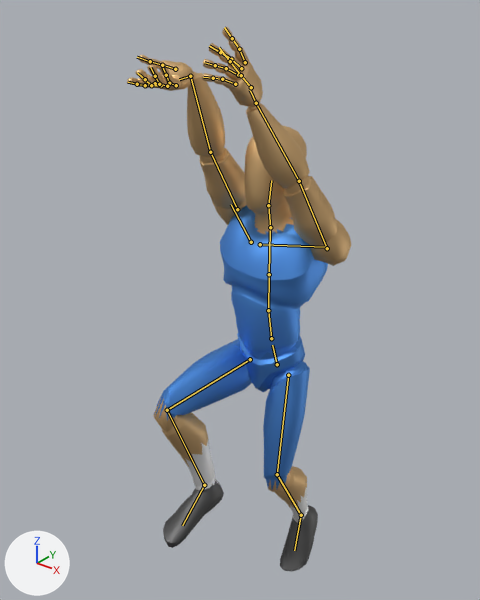
One commit to the glTF model player.glb: the scene before it, then after it.
Rendered twice from a camera (50 mm lens) standing at (1.25, -1.74, 2.27) and looking at (-0.06, -0.1, 1.25). Every picture has the same lights, and +X, +Y and +Z are marked at lower left. The picture after the commit comes second. Both versions are drawn at frame 6 of the action 'layup'; the numbers are the values there. The bones that change, and the others that lie on the model, are drawn over the model as lines.

Names of what the first picture shows: 'Mannequin'.
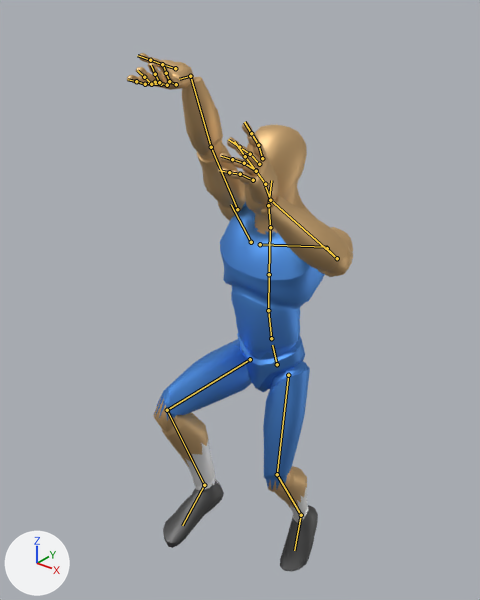
Changed parts and their boxes (x1, y1, x2, y2) in the pictures (480 x 600 px):
'Mannequin', posed: before (127, 27, 351, 571); after (127, 53, 353, 571)
bone 'DEF-upper_arm.L', root to tip: before (327, 248) to (299, 181); after (327, 248) to (337, 258)
bone 'DEF-forearm.L', root to tip: before (299, 181) to (256, 103); after (337, 258) to (270, 200)
bone 'DEF-hand.L', root to tip: before (256, 103) to (250, 90); after (270, 200) to (265, 186)
bone 'DEF-upper_arm.R', root to tip: before (237, 209) to (210, 152); after (237, 209) to (211, 147)

What the commit changed:
Bone 'DEF-upper_arm.L' (bone_def_upper_arm_l) turns from (118, -64, -19) to (69, -35, -30) degrees about its own x, y and z.
Bone 'DEF-forearm.L' (bone_def_forearm_l) turns from (8, 0, 0) to (71, 0, 0) degrees about its own x, y and z.
Bone 'DEF-hand.L' (bone_def_hand_l) turns from (-63, -68, 51) to (-28, -43, 44) degrees about its own x, y and z.
Bone 'DEF-upper_arm.R' (bone_def_upper_arm_r) turns from (148, 15, 98) to (91, 64, 23) degrees about its own x, y and z.
Bone 'DEF-hand.R' (bone_def_hand_r) turns from (-110, 15, -97) to (3, -176, 68) degrees about its own x, y and z.
